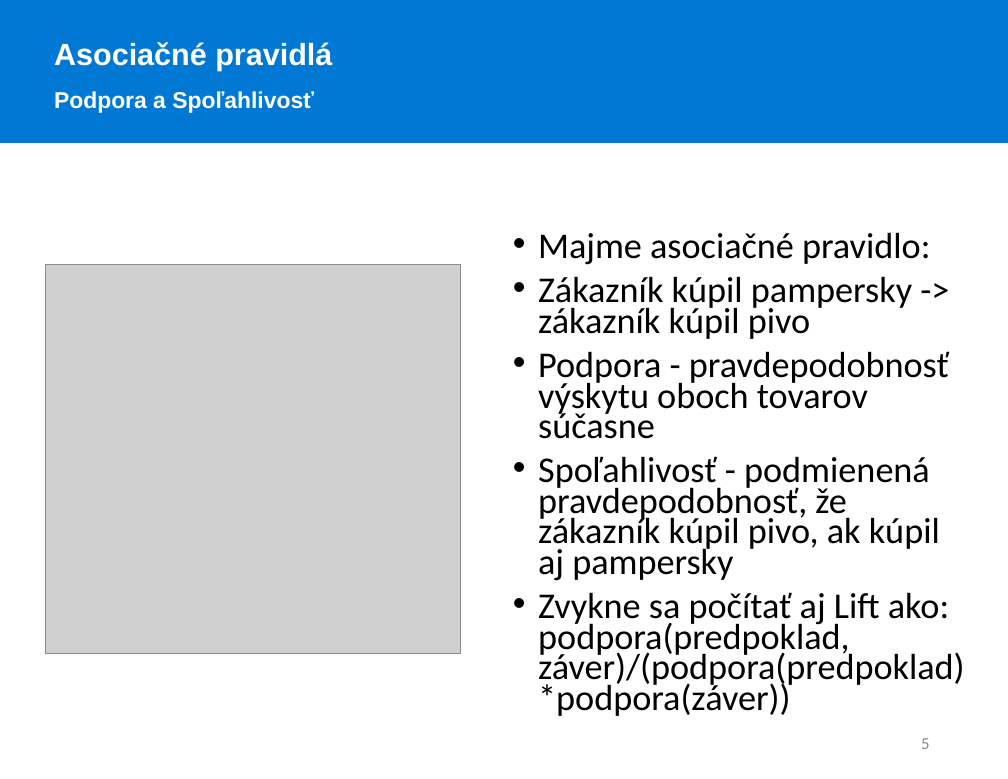
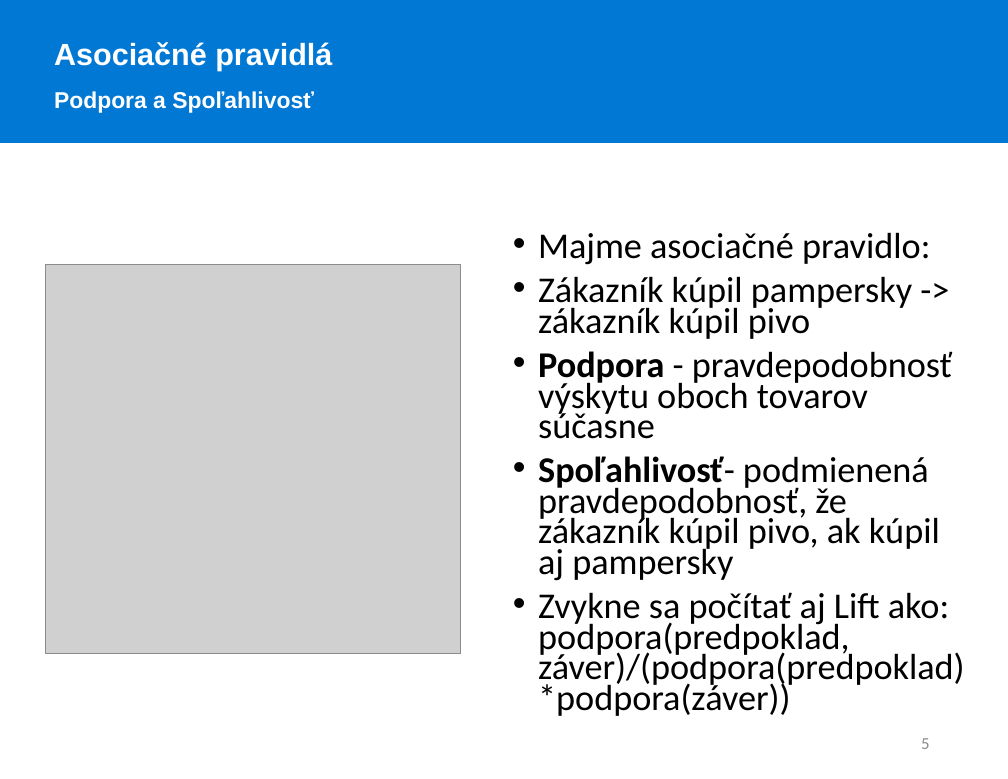
Before and after one commit to Lucia29/mojewda, a slide deck: slide 5 of notebooks/15/presentations/asociacne_pravidla.pptx. Drawn at 1008x779 pixels with LibreOffice and Linux fonts; fonts in the diff are those of the drawing; grey boxes stand for pictures. Boxes give left, top, right and bottom in pixels: in the first picture for what was removed or moved away, otherwise in the second. Text is boxed around its words. In the diff, an @@ line names an element or a change of style, - is before the commit and + after.

```diff
--- a/notebooks/15/presentations/asociacne_pravidla.pptx
+++ b/notebooks/15/presentations/asociacne_pravidla.pptx
@@ text at [538, 351, 952, 439]: bold on in "Podpora" @@
@@ text at [538, 456, 940, 581]: text changed @@
-• Spoľahlivosť - podmienená pravdepodobnosť, že zákazník kúpil pivo, ak kúpil aj pampersky
+• Spoľahlivosť- podmienená pravdepodobnosť, že zákazník kúpil pivo, ak kúpil aj pampersky
```
Also in this commit, not shown: 3 other slides changed, 49 other files.
